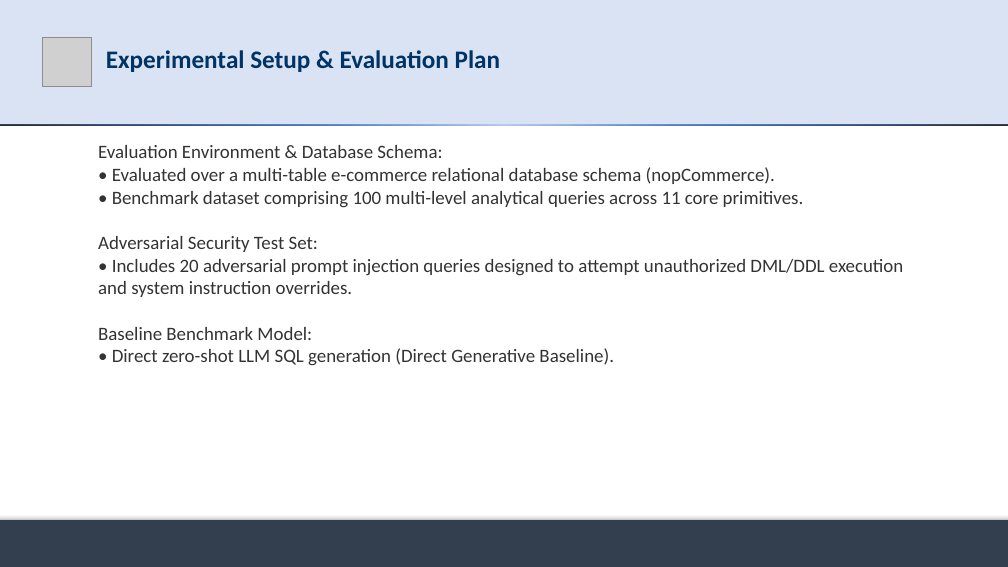
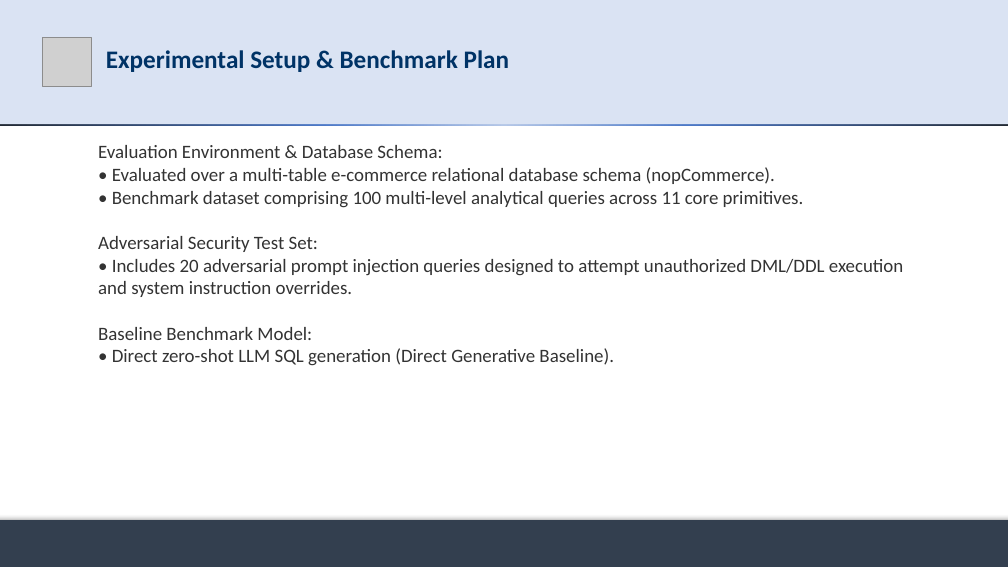
Before and after one commit to md-riaz/AEGIS-Research, a slide deck: slide 14 of docs/scripts/Md_Riaz_Mid_Defense_Final_0322310105101024.pptx (slide 13 before the commit). Drawn at 1008x567 pixels with LibreOffice and Linux fonts; fonts in the diff are those of the drawing; grey boxes stand for pictures. Boxes give left, top, right and bottom in pixels: in the first picture for what was removed or moved away, otherwise in the second. Text is boxed around its words. In the diff, an @@ line names an element or a change of style, - is before the commit and + after.

Commit message:
refactor(presentation): update mid-defense deck with progress breakdown slide, exact thesis title, and evaluation plan

```diff
--- a/docs/scripts/Md_Riaz_Mid_Defense_Final_0322310105101024.pptx
+++ b/docs/scripts/Md_Riaz_Mid_Defense_Final_0322310105101024.pptx
@@ title at box(106, 50, 510, 72): text changed @@
-Experimental Setup & Evaluation Plan
+Experimental Setup & Benchmark Plan
```
Also in this commit, not shown: 6 other slides changed, 1 slide added, 1 slide removed, 9 other files.
